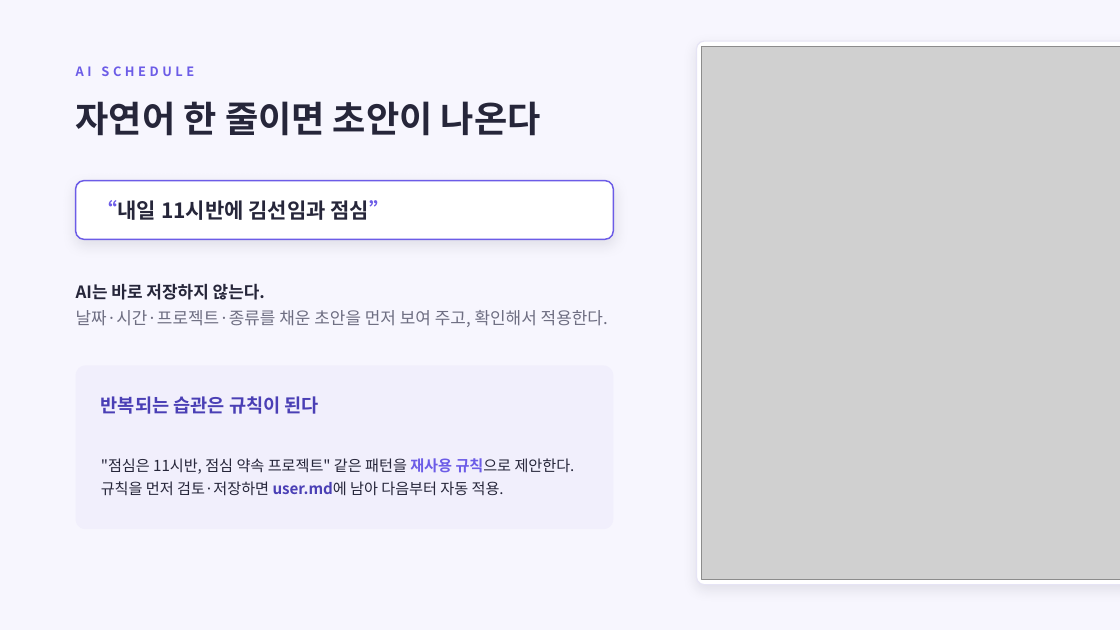
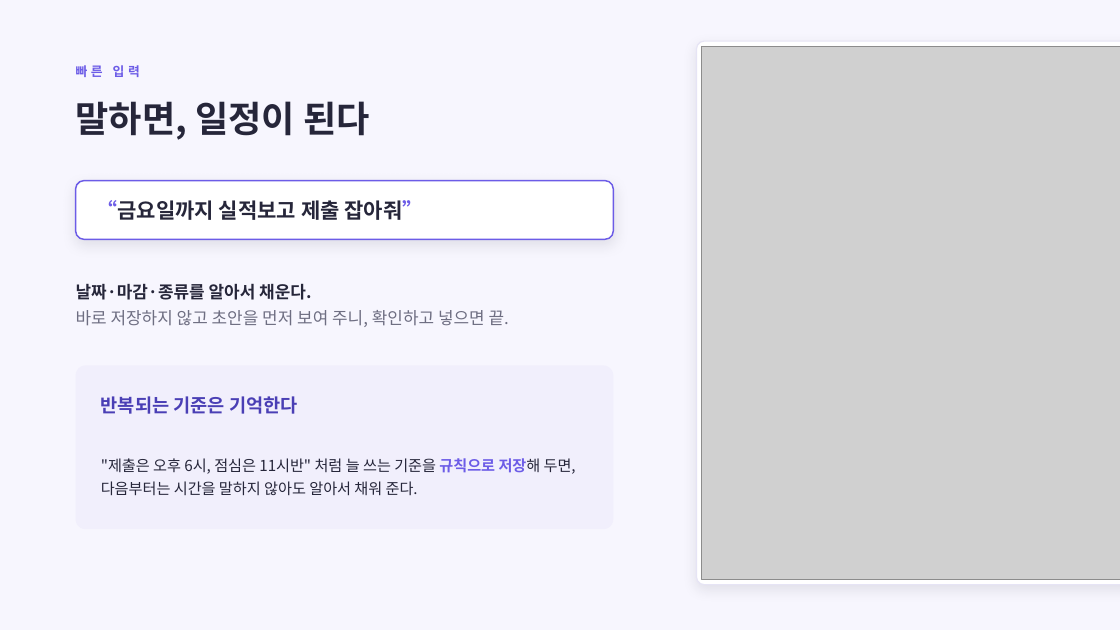
Before and after one commit to sohnjun96/AI-Planner, a slide deck: slide 5 of docs/일정아이_소개.pptx. Drawn at 1120x630 pixels with LibreOffice and Linux fonts; fonts in the diff are those of the drawing; grey boxes stand for pictures. Boxes give left, top, right and bottom in pixels: in the first picture for what was removed or moved away, otherwise in the second. Text is boxed around its words. In the diff, an @@ line names an element or a change of style, - is before the commit and + after.

```diff
--- a/docs/일정아이_소개.pptx
+++ b/docs/일정아이_소개.pptx
@@ text at bbox=[76, 65, 140, 77]: text changed @@
-AI SCHEDULE
+빠른 입력
@@ text at bbox=[76, 101, 370, 140]: text changed @@
-자연어 한 줄이면 초안이 나온다
+말하면, 일정이 된다
@@ text at bbox=[97, 200, 423, 220]: text changed @@
-“내일 11시반에 김선임과 점심”
+“금요일까지 실적보고 제출 잡아줘”
@@ text at bbox=[76, 283, 509, 327]: text changed @@
-AI는 바로 저장하지 않는다.
-날짜·시간·프로젝트·종류를 채운 초안을 먼저 보여 주고, 확인해서 적용한다.
+날짜·마감·종류를 알아서 채운다.
+바로 저장하지 않고 초안을 먼저 보여 주니, 확인하고 넣으면 끝.
@@ text at bbox=[101, 396, 298, 414]: text changed @@
-반복되는 습관은 규칙이 된다
+반복되는 기준은 기억한다
@@ text at bbox=[101, 458, 576, 496]: text changed @@
-"점심은 11시반, 점심 약속 프로젝트" 같은 패턴을 재사용 규칙으로 제안한다. 규칙을 먼저 검토·저장하면 user.md에 남아 다음부터 자동 적용.
+"제출은 오후 6시, 점심은 11시반" 처럼 늘 쓰는 기준을 규칙으로 저장해 두면, 다음부터는 시간을 말하지 않아도 알아서 채워 준다.
```
Also in this commit, not shown: 4 other slides changed, 3 slides added, 4 slides removed, 1 other file.
